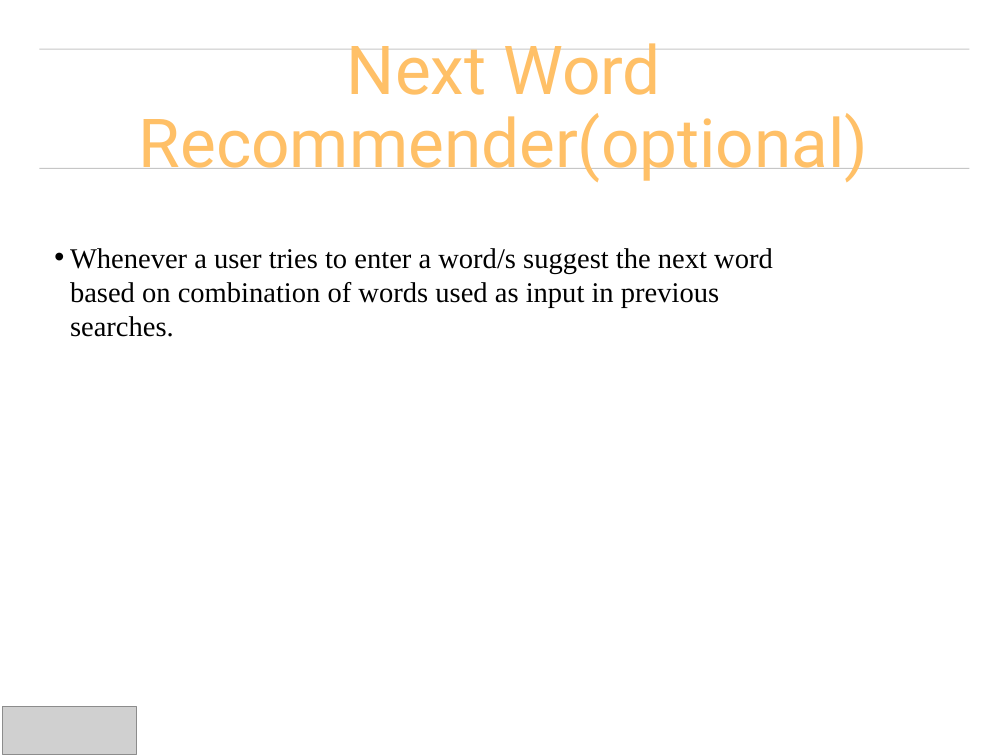
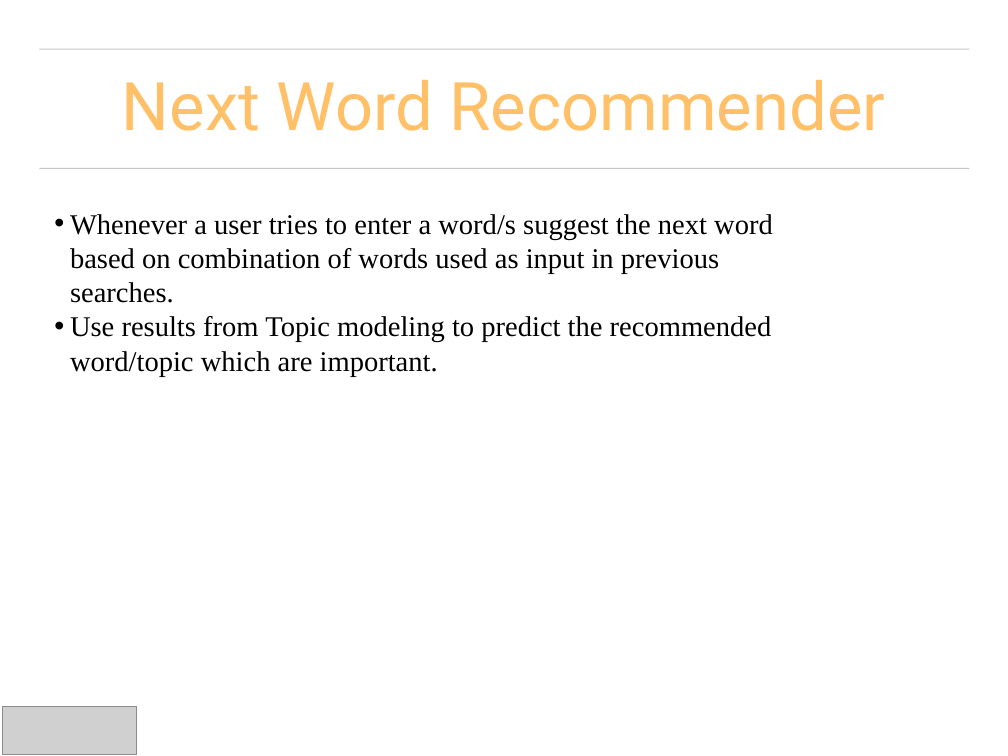
Before and after one commit to UNCG-CSE/Budget_Text_Analysis, a slide deck: slide 16 of doc/Presentations/Budget_Text_ProjectPresentation.pptx (slide 12 before the commit). Drawn at 1008x756 pixels with LibreOffice and Linux fonts; fonts in the diff are those of the drawing; grey boxes stand for pictures. Boxes give left, top, right and bottom in pixels: in the first picture for what was removed or moved away, otherwise in the second. Text is boxed around its words. In the diff, an @@ line names an element or a change of style, - is before the commit and + after.

```diff
--- a/doc/Presentations/Budget_Text_ProjectPresentation.pptx
+++ b/doc/Presentations/Budget_Text_ProjectPresentation.pptx
@@ title at [122,80,885,131]: text changed; size 68.6 to 68 pt @@
-Next Word Recommender(optional)
+Next Word Recommender
@@ text "Whenever a user tries to ...": place and size @@
-text "Whenever a user tries to ..." at [70,248,773,337]
+text "Whenever a user tries to ..." at [70,214,773,377]
@@ text at [70,316,772,377]: paragraph added @@
+• Use results from Topic modeling to predict the recommended word/topic which are important.
```
Also in this commit, not shown: 4 other slides changed, 4 slides added.
